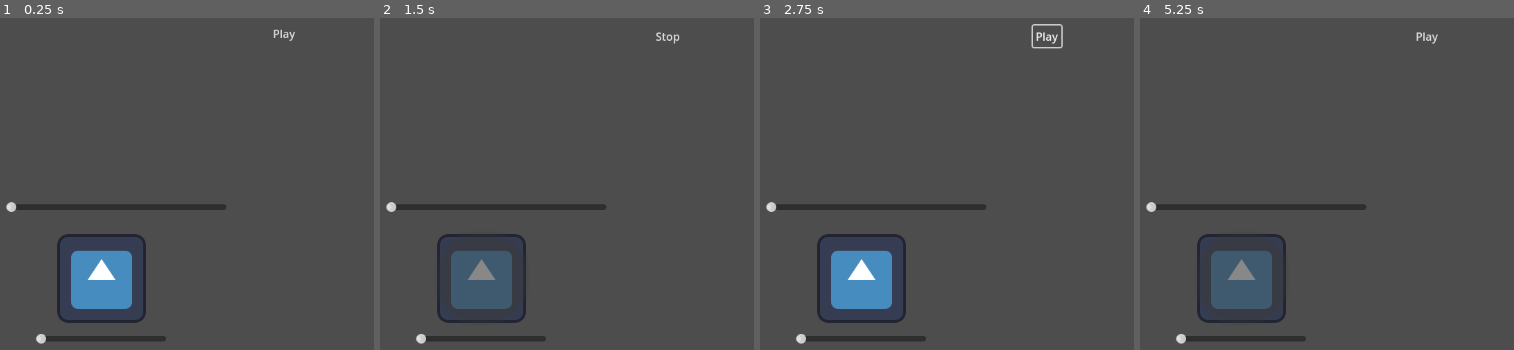
Above: before the commit, frames 1-4 (left to right).
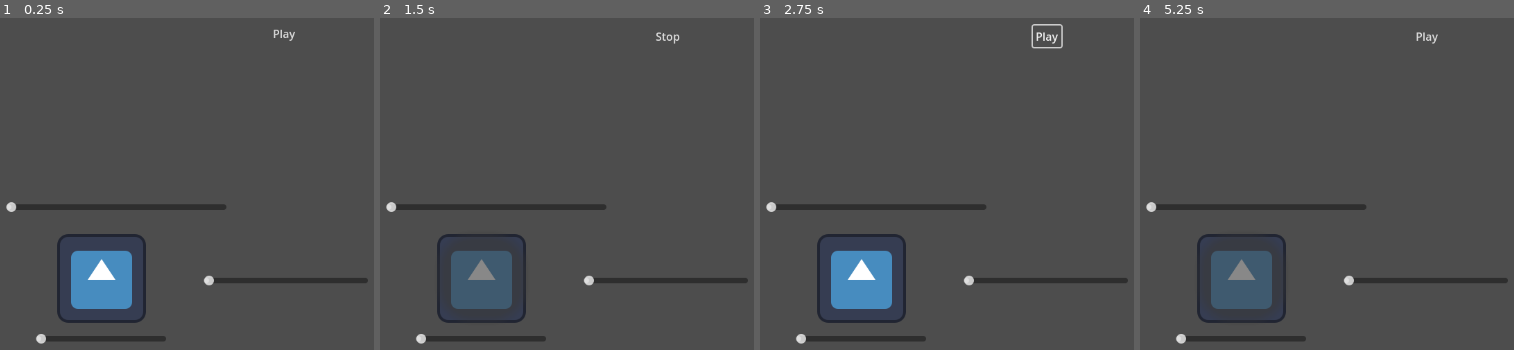
Above: after the commit, the same moments.

Repository: Ava-TU/MusicAssignment2024
Game: Godot game, scene res://Music.tscn
The game is run twice, just before and just after one commit, with the same random seed, the same clock (stepped at 60 frames per second) and the same inputs. The project has no main scene, so this scene is started directly. The engine's default icon, where the game draws it, is replaced by a stand-in: a white triangle on a blue panel in a dark square.
Inputs (mouse positions are in pixels of both pictures, inside the frame that each line leads up to):
- Up to frame 1 (0.25 s): no input
- Up to frame 2 (1.5 s): click "Play" at 0.5 s; click (480, 276) at 1.25 s
- Up to frame 3 (2.75 s): click "Stop" at 2 s
- Up to frame 4 (5.25 s): click "Play" at 2.75 s; click (1240, 276) at 3.5 s; click "Stop" at 4.25 s; click (1240, 276) at 5 s

The runs differ from the first frame. In frame 1, 0.7% of the frame differs, in the area x 54-99%, y 77-81%; in frame 2, 0.7%; in frame 3, 0.7%; in frame 4, 0.7%.

Commit message:
trying to get reverb to work

Diff:
--- a/musicinstrumenttoy/ButtonAudio.gd
+++ b/musicinstrumenttoy/ButtonAudio.gd
@@ -1,10 +1,10 @@
 extends Node2D
+
 
 
 # Called when the node enters the scene tree for the first time.
 func _ready() -> void:
-	pass # Replace with function body.
-
+	pass
 
 # Called every frame. 'delta' is the elapsed time since the previous frame.
 func _process(delta: float) -> void:
@@ -33,3 +33,7 @@
 
 func _on_volume_value_changed(value: float) -> void:
 	%Button.volume_db = value
+
+
+func _on_reverb_1_value_changed(value: float) -> void:
+	%ReverbAudio.volume_db = value
--- a/musicinstrumenttoy/Music.tscn
+++ b/musicinstrumenttoy/Music.tscn
@@ -41,6 +41,19 @@
 max_value = 4.0
 step = 0.01
 
+[node name="Reverb1" type="HSlider" parent="."]
+offset_left = 305.0
+offset_top = 495.0
+offset_right = 542.0
+offset_bottom = 511.0
+max_value = 1.0
+step = 0.001
+
+[node name="ReverbAudio" type="AudioStreamPlayer2D" parent="Reverb1"]
+unique_name_in_owner = true
+stream = ExtResource("3_43hv5")
+bus = &"Reverb"
+
 [node name="Volume" type="HSlider" parent="."]
 offset_left = 20.0
 offset_top = 389.0
@@ -66,5 +79,6 @@
 
 [connection signal="button_down" from="Sprite2D/Button" to="." method="_on_button_button_down"]
 [connection signal="value_changed" from="Pitch1" to="." method="_on_pitch_1_value_changed"]
+[connection signal="value_changed" from="Reverb1" to="." method="_on_reverb_1_value_changed"]
 [connection signal="value_changed" from="Volume" to="." method="_on_volume_value_changed"]
 [connection signal="button_down" from="Play/Play" to="." method="_on_play_button_down"]
--- /dev/null
+++ b/musicinstrumenttoy/default_bus_layout.tres
@@ -0,0 +1,19 @@
+[gd_resource type="AudioBusLayout" load_steps=3 format=3 uid="uid://djt8s0y4gkwg6"]
+
+[sub_resource type="AudioEffectReverb" id="AudioEffectReverb_rgi2x"]
+resource_name = "Reverb"
+
+[sub_resource type="AudioEffectReverb" id="AudioEffectReverb_eh2qb"]
+resource_name = "Reverb"
+
+[resource]
+bus/0/effect/0/effect = SubResource("AudioEffectReverb_rgi2x")
+bus/0/effect/0/enabled = false
+bus/1/name = &"Reverb"
+bus/1/solo = false
+bus/1/mute = false
+bus/1/bypass_fx = false
+bus/1/volume_db = 0.0
+bus/1/send = &"Master"
+bus/1/effect/0/effect = SubResource("AudioEffectReverb_eh2qb")
+bus/1/effect/0/enabled = true
